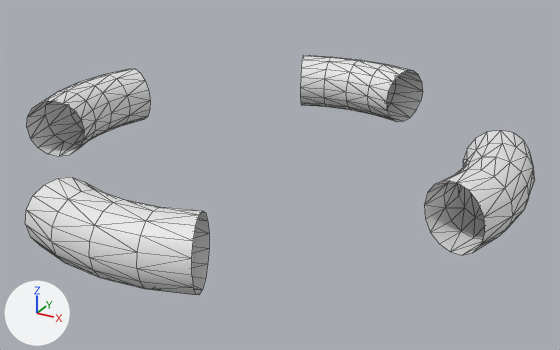
A saved change to the OBJ model cosmodrone/assets/station-parts/generated/habitation_4_core.obj.
One viewpoint serves both versions: a 50 mm lens placed at (1.369, -2.37, 1.072), pointed at (0.073, -0.013, -0.106). Lighting does not change. The marker at lower left points along +X, +Y and +Z. Mesh edges are drawn as thin lines. Where no turn or scale is listed for an object, it has been applied to the vertices.

Objects in the first picture: 'Habitation_4_Core_Torus.021'.
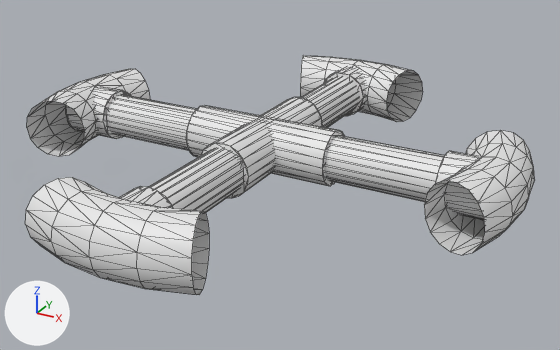
Pixel boxes (x1, y1, x2, y2) of what changed, in the pictures (560 x 350 px; the box of a moved part takes in the faces that stretch with it):
part 1 of me_habitation_4_core_torus_021, added
    after: (149, 76, 359, 213)
part 2 of me_habitation_4_core_torus_021, added
    after: (106, 95, 445, 202)
part 3 of me_habitation_4_core_torus_021, added
    after: (200, 97, 323, 198)
part 4 of me_habitation_4_core_torus_021, added
    after: (186, 105, 345, 186)
part 5 of me_habitation_4_core_torus_021, added
    after: (323, 67, 366, 116)
part 6 of me_habitation_4_core_torus_021, added
    after: (435, 151, 484, 220)
part 7 of me_habitation_4_core_torus_021, added
    after: (119, 186, 173, 208)
part 8 of me_habitation_4_core_torus_021, added
    after: (66, 87, 131, 139)
part 9 of me_habitation_4_core_torus_021, moved or reshaped
    both: (25, 185, 208, 295)
part 10 of me_habitation_4_core_torus_021, moved or reshaped
    both: (424, 150, 528, 255)
part 11 of me_habitation_4_core_torus_021, moved or reshaped
    both: (301, 55, 423, 121)
part 12 of me_habitation_4_core_torus_021, moved or reshaped
    before: (42, 75, 150, 134)
    after: (42, 75, 150, 103)

Edits to the bpy script that builds the scene:
```text
Change me_habitation_4_core_torus_021:
    used by ob_habitation_4_core_torus_021; location = (0.0, 0.0, 0.0)
    remove me_habitation_4_core_torus_021.from_pydata(...)  # 320 vertices, 512 faces; spans x -0.98..0.98, y -0.98..0.98, z -0.12..0.12
    add me_habitation_4_core_torus_021.from_pydata(...)  # 640 vertices, 1120 faces; spans x -0.98..0.98, y -0.98..0.98, z -0.12..0.12
    me_habitation_4_core_torus_021 part 1: a new loose piece, a 20-sided cylinder along y spanning x -0.08..0.08, y -0.83..0.83, z -0.08..0.08
    me_habitation_4_core_torus_021 part 2: a new loose piece, a 20-sided cylinder along x spanning x -0.83..0.83, y -0.08..0.08, z -0.08..0.08
    me_habitation_4_core_torus_021 part 3: a new loose piece, a 20-sided cylinder along y spanning x -0.1..0.1, y -0.29..0.29, z -0.1..0.1
    me_habitation_4_core_torus_021 part 4: a new loose piece, a 20-sided cylinder along x spanning x -0.29..0.29, y -0.1..0.1, z -0.1..0.1
    me_habitation_4_core_torus_021 part 5: a new loose piece, a 20-sided cylinder along y spanning x -0.1..0.1, y 0.7..0.9, z -0.1..0.1
    me_habitation_4_core_torus_021 part 6: a new loose piece, a 20-sided cylinder along x spanning x 0.7..0.9, y -0.1..0.1, z -0.1..0.1
    me_habitation_4_core_torus_021 part 7: a new loose piece, a 20-sided cylinder along y spanning x -0.1..0.1, y -0.9..-0.7, z -0.1..0.1
    me_habitation_4_core_torus_021 part 8: a new loose piece, a 20-sided cylinder along x spanning x -0.9..-0.7, y -0.1..0.1, z -0.1..0.1
    me_habitation_4_core_torus_021 part 9
    54 faces are deleted
    54 new faces join them
    me_habitation_4_core_torus_021 part 10
    36 faces are deleted
    36 new faces join them
    me_habitation_4_core_torus_021 part 11
    46 faces are deleted
    46 new faces join them
    me_habitation_4_core_torus_021 part 12
    26 faces are deleted
    26 new faces join them
    me_habitation_4_core_torus_021 part 13: the surface is now shaded flat
```
